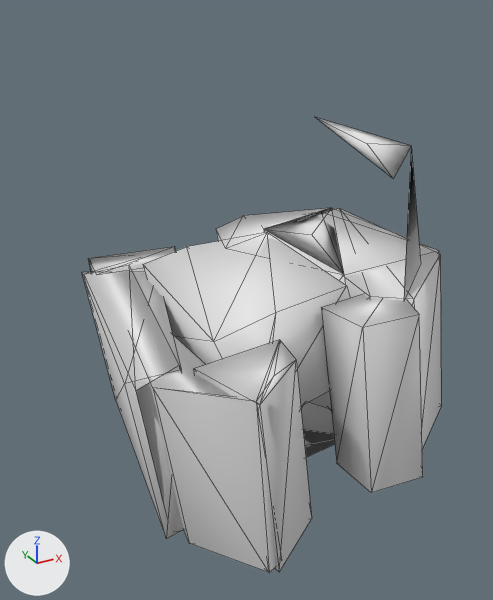
Renders of the OBJ model src/main/resources/assets/kn8/meshes/kota/hand_right.obj from each side of a commit.
The view is the same before and after, from a camera (50 mm lens) standing at (0.201, -0.23, 0.833) and looking at (0.318, -0.017, 0.726). The axes (+X, +Y, +Z) are drawn at lower left. The lights are the same throughout. The older version comes first. Mesh edges are drawn as thin lines. Where no turn or scale is listed for an object, it has been applied to the vertices. Vertices at exactly the same position are counted once.

In view in the first picture: 'hand_right'.
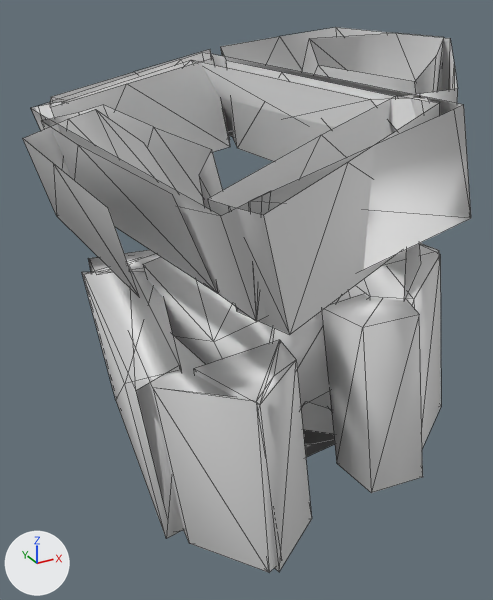
What changed in the scene script:
```text
Change me_hand_right:
    used by ob_hand_right; location = (0.0, 0.0, 0.0)
    remove me_hand_right.from_pydata(...)  # 116 vertices, 202 faces; spans x 0.259..0.394, y -0.08..0.071, z 0.648..0.788
    add me_hand_right.from_pydata(...)  # 212 vertices, 301 faces; spans x 0.25..0.394, y -0.105..0.077, z 0.648..0.823
    me_hand_right part 1: a new loose piece of 27 vertices spanning x 0.336..0.387, y -0.085..0.058, z 0.775..0.823
    me_hand_right part 2: a new loose piece of 23 vertices spanning x 0.263..0.347, y -0.097..0.07, z 0.76..0.812
    me_hand_right part 3
    1 face is deleted
    46 vertices are added at x 0.25..0.35, y -0.105..0.077, z 0.758..0.813
    44 new faces join them
    other edits to the shape of me_hand_right do not show in these pictures
```

What differs and where, as boxes [x1, y1, x2, y2] in the pictures (493 x 600 px):
'hand_right', reshaped (25% wider, 20% taller): before [82, 117, 441, 573]; after [23, 27, 471, 573]
part 1 of me_hand_right, added: after [220, 27, 458, 162]
part 2 of me_hand_right, added: after [31, 52, 471, 322]
part 3 of me_hand_right, built on: after [23, 49, 440, 335]
